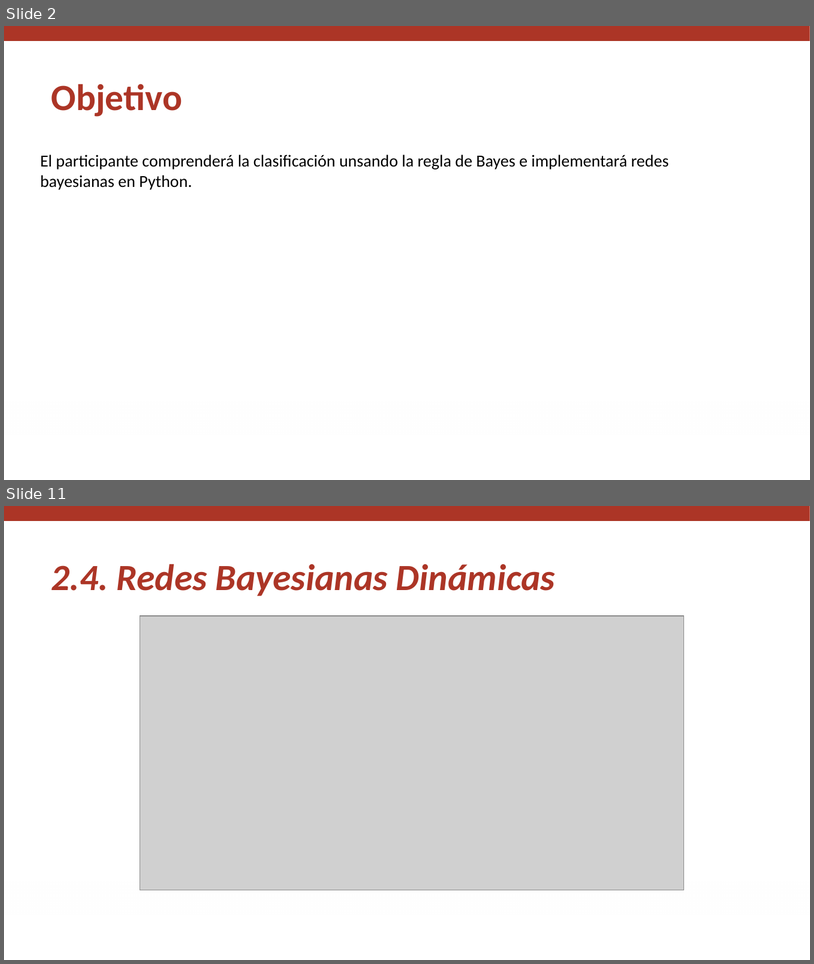
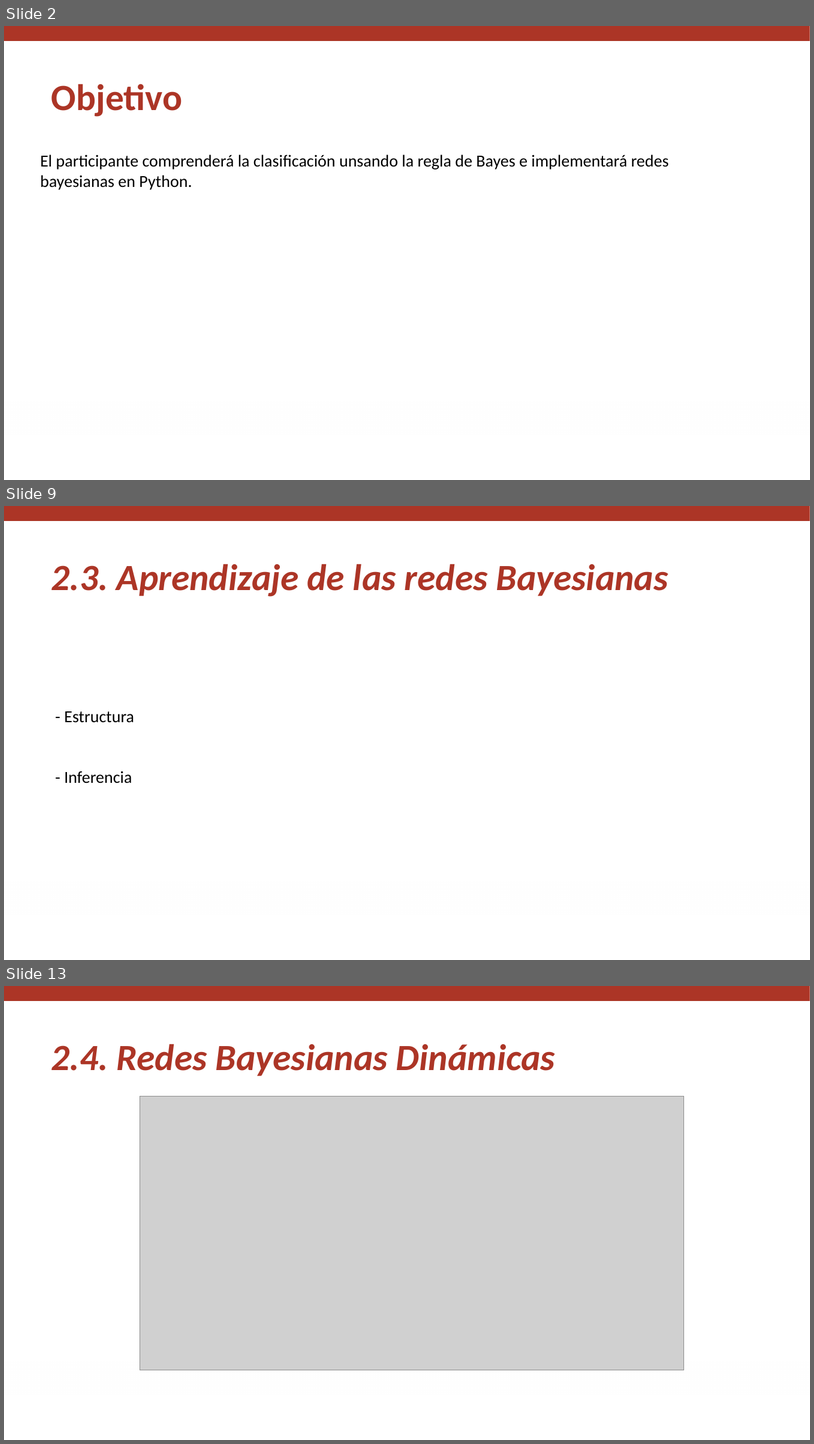
Before and after one commit to igomezv/RazonamientoProbabilistico, a slide deck: slides/M4_L2_bjp_2.pptx. Shown one above the other, each under a label of ours: slides 2 and 11 before the commit, slides 2, 9 and 13 after it; the slides between them are not shown. The pictures are 814x964 and 814x1444 pixels, drawn with LibreOffice and Linux fonts; fonts in the diff are those of the drawing; grey boxes stand for pictures; background and template pictures are left out. Boxes give left, top, right and bottom in pixels: in the first picture for what was removed or moved away, otherwise in the second. Text is boxed around its words. In the diff, an @@ line names an element or a change of style, - is before the commit and + after.

```diff
--- a/slides/M4_L2_bjp_2.pptx
+++ b/slides/M4_L2_bjp_2.pptx
@@ slide 9 added at [4,506,810,960], background #FFFFFF; not listed: 2 template elements that a slide beside it also shows @@
@@ text added at [51,564,669,597], 44 pt, text #AC3526, bold, italic @@
+2.3. Aprendizaje de las redes Bayesianas
@@ text added at [64,711,134,783], 20 pt, text #000000 @@
+- Estructura
+- Inferencia
@@ what was slide 11 is now slide 13 @@
```
Also in this commit, not shown: 8 slides changed, 1 other slide added, 1 slide removed, 4 other files.
